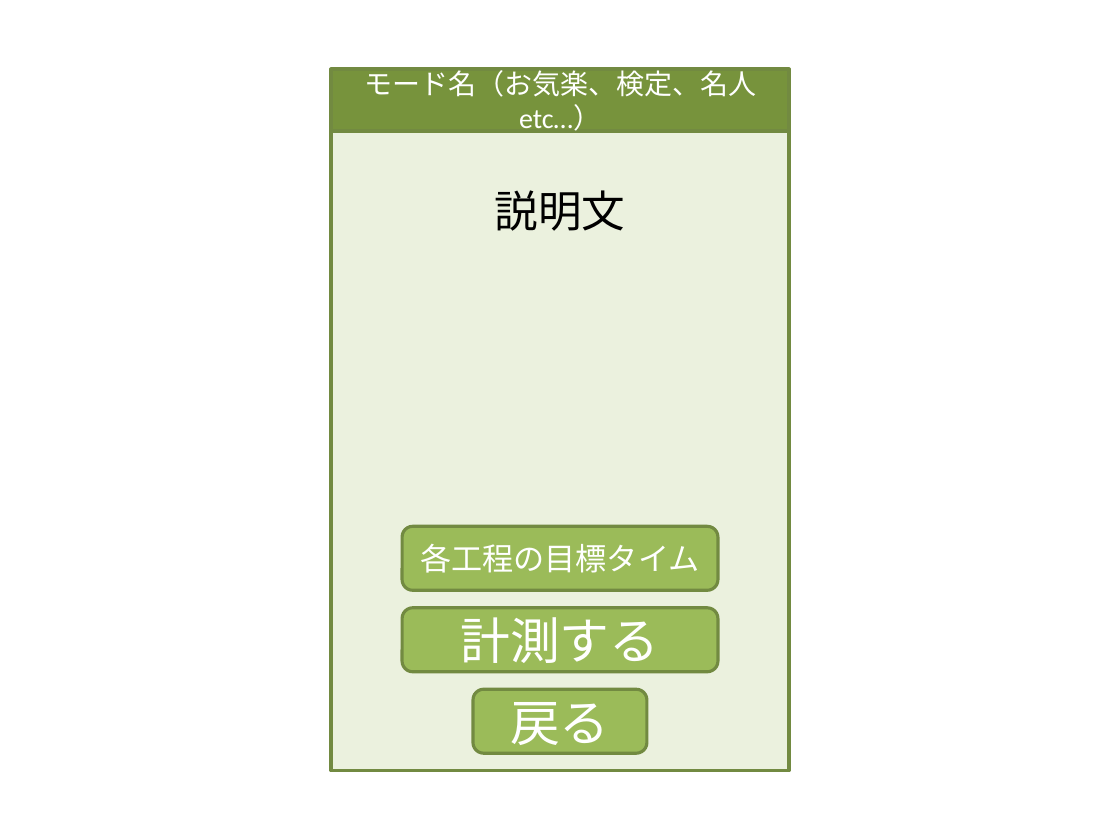
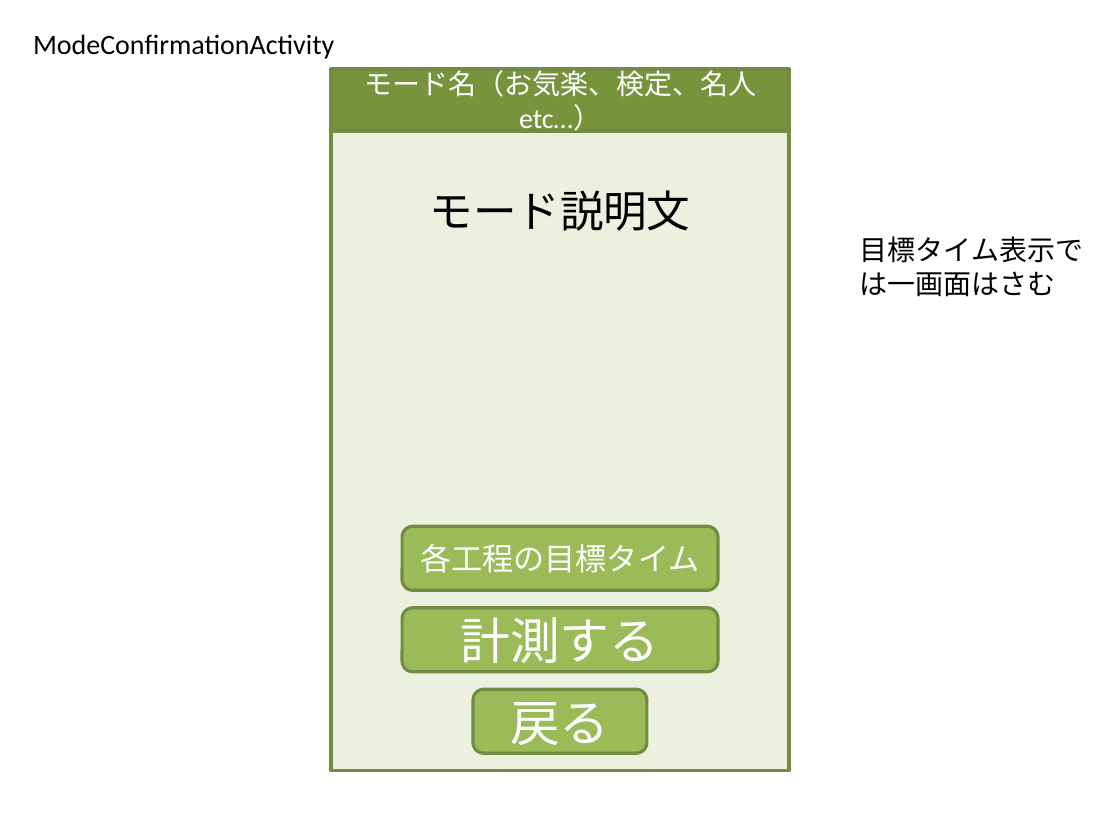
Before and after one commit to MayuOkuda/soba, a slide deck: slide 9 of memo/そばUI2.pptx (slide 8 before the commit). Drawn at 1120x840 pixels with LibreOffice and Linux fonts; fonts in the diff are those of the drawing. Boxes give left, top, right and bottom in pixels: in the first picture for what was removed or moved away, otherwise in the second. Text is boxed around its words. In the diff, an @@ line names an element or a change of style, - is before the commit and + after.

```diff
--- a/memo/そばUI2.pptx
+++ b/memo/そばUI2.pptx
@@ text added at (33,34,334,59), 18 pt, text #000000 @@
+ModeConfirmationActivity
@@ text at (430,190,691,231): text changed @@
-説明文
+モード説明文
@@ text added at (860,236,1083,297), 18 pt, text #000000 @@
+目標タイム表示では一画面はさむ
```
Also in this commit, not shown: 7 other slides changed, 2 slides added.
